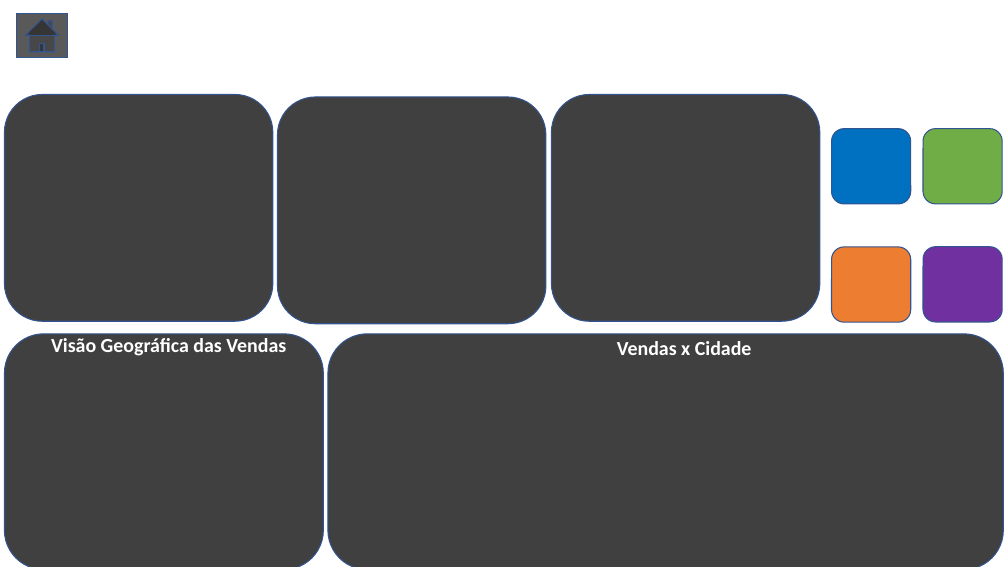
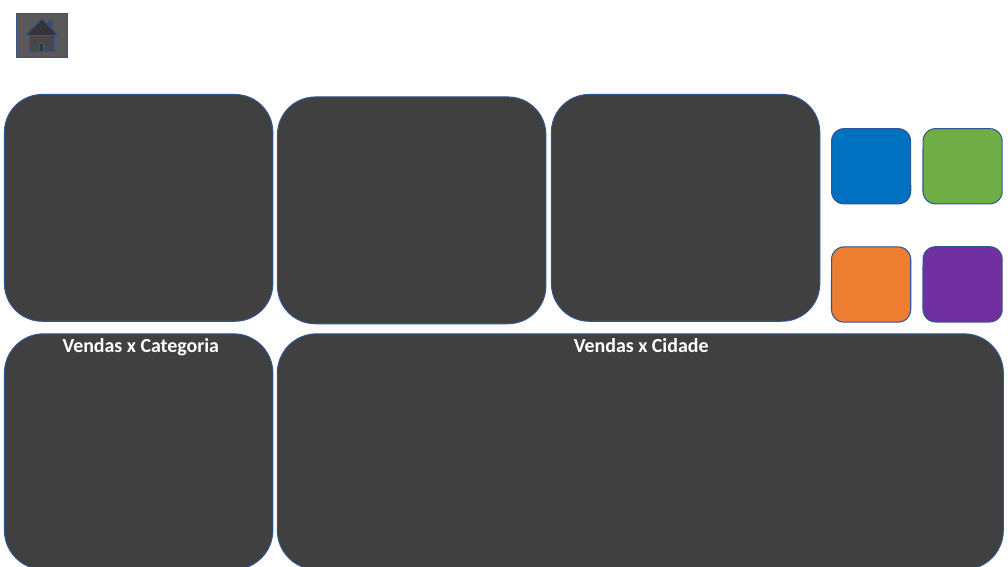
Before and after one commit to caiooliveira4/Projetos, a slide deck: slide 1 of Criação de Template.pptx. Drawn at 1008x567 pixels with LibreOffice and Linux fonts; fonts in the diff are those of the drawing. Boxes give left, top, right and bottom in pixels: in the first picture for what was removed or moved away, otherwise in the second. Text is boxed around its words. In the diff, an @@ line names an element or a change of style, - is before the commit and + after.

Commit message:
Alterações no layout ppt e pbix

```diff
--- a/Criação de Template.pptx
+++ b/Criação de Template.pptx
@@ text "Vendas x Cidade": place and size @@
-text "Vendas x Cidade" at bbox=[617, 341, 752, 355]
+text "Vendas x Cidade" at bbox=[574, 338, 709, 352]
@@ rounded rectangle: place and size @@
-rounded rectangle at bbox=[5, 334, 324, 567]
+rounded rectangle at bbox=[5, 334, 273, 567]
@@ text at bbox=[63, 338, 220, 356]: text changed @@
-Visão Geográfica das Vendas
+Vendas x Categoria
@@ rounded rectangle: place and size @@
-rounded rectangle at bbox=[328, 334, 1003, 567]
+rounded rectangle at bbox=[278, 334, 1003, 567]
```
Also in this commit, not shown: 1 other file.
